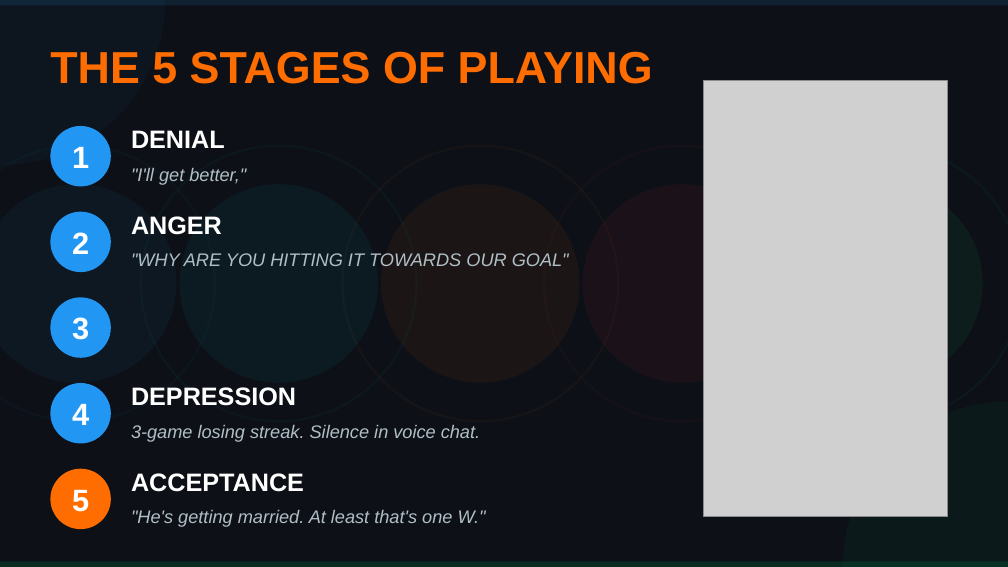
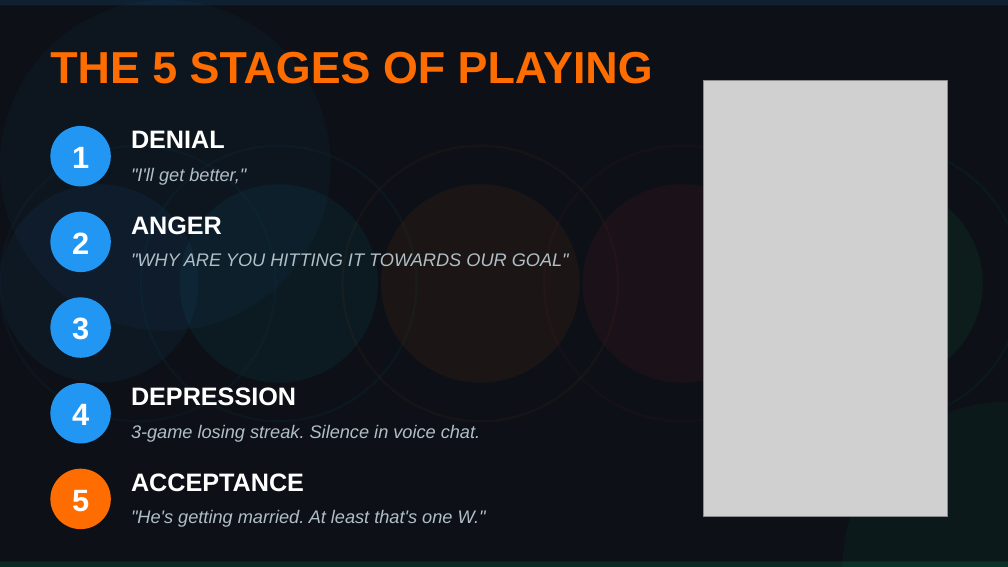
Before and after one commit to coenheinrich-beep/landscape-site-1, a slide deck: slide 6 of rl_bachelor_extra.pptx. Drawn at 1008x567 pixels with LibreOffice and Linux fonts; fonts in the diff are those of the drawing; grey boxes stand for pictures. Boxes give left, top, right and bottom in pixels: in the first picture for what was removed or moved away, otherwise in the second. Text is boxed around its words. In the diff, an @@ line names an element or a change of style, - is before the commit and + after.

```diff
--- a/rl_bachelor_extra.pptx
+++ b/rl_bachelor_extra.pptx
@@ ellipse: place and size @@
-ellipse at bbox=[0, 0, 165, 165]
+ellipse at bbox=[0, 0, 331, 331]
@@ ellipse: place and size @@
-ellipse at bbox=[0, 146, 215, 421]
+ellipse at bbox=[0, 146, 275, 421]
@@ ellipse: place and size @@
-ellipse at bbox=[0, 184, 176, 383]
+ellipse at bbox=[0, 184, 199, 383]
```
Also in this commit, not shown: 6 other slides changed, 1 other file.
